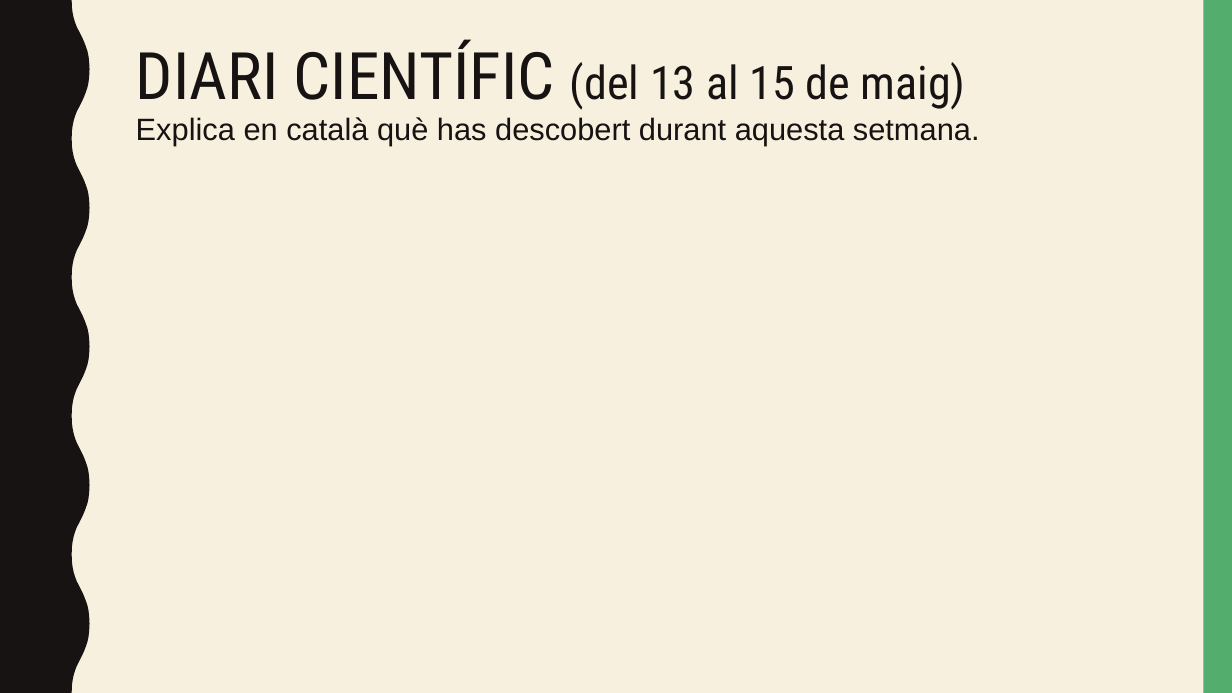
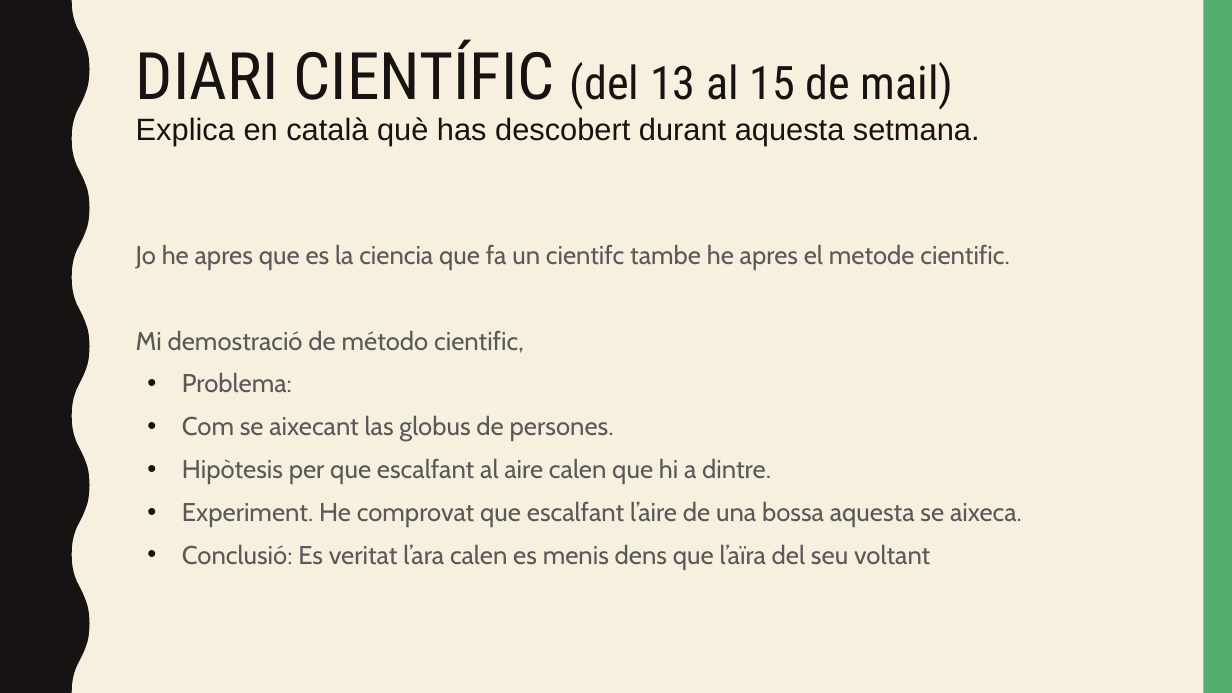
Before and after one commit to 360kbcn/Deures, a slide deck: slide 9 of 13-15-05-2020/EXPERIMENTS_Marc_Rios.pptx (slide 8 before the commit). Drawn at 1232x693 pixels with LibreOffice and Linux fonts; fonts in the diff are those of the drawing. Boxes give left, top, right and bottom in pixels: in the first picture for what was removed or moved away, otherwise in the second. Text is boxed around its words. In the diff, an @@ line names an element or a change of style, - is before the commit and + after.

```diff
--- a/13-15-05-2020/EXPERIMENTS_Marc_Rios.pptx
+++ b/13-15-05-2020/EXPERIMENTS_Marc_Rios.pptx
@@ title at (136,39,980,146): text changed @@
-DIARI CIENTÍFIC (del 13 al 15 de maig)
-Explica en català què has descobert durant aquesta setmana.
+DIARI CIENTÍFIC (del 13 al 15 de mail)
+Explica en català què has descobert durant aquesta setmana.
@@ text added at (136,244,1022,570), 20 pt, text #595959 @@
+Jo he apres que es la ciencia que fa un cientifc tambe he apres el metode cientific.
+Mi demostració de método cientific,
+• Problema:
+• Com se aixecant las globus de persones.
+• Hipòtesis per que escalfant al aire calen que hi a dintre.
+• Experiment. He comprovat que escalfant l’aire de una bossa aquesta se aixeca.
+• Conclusió: Es veritat l’ara calen es menis dens que l’aïra del seu voltant
```
Also in this commit, not shown: 3 other slides changed, 1 slide added, 2 other files.
